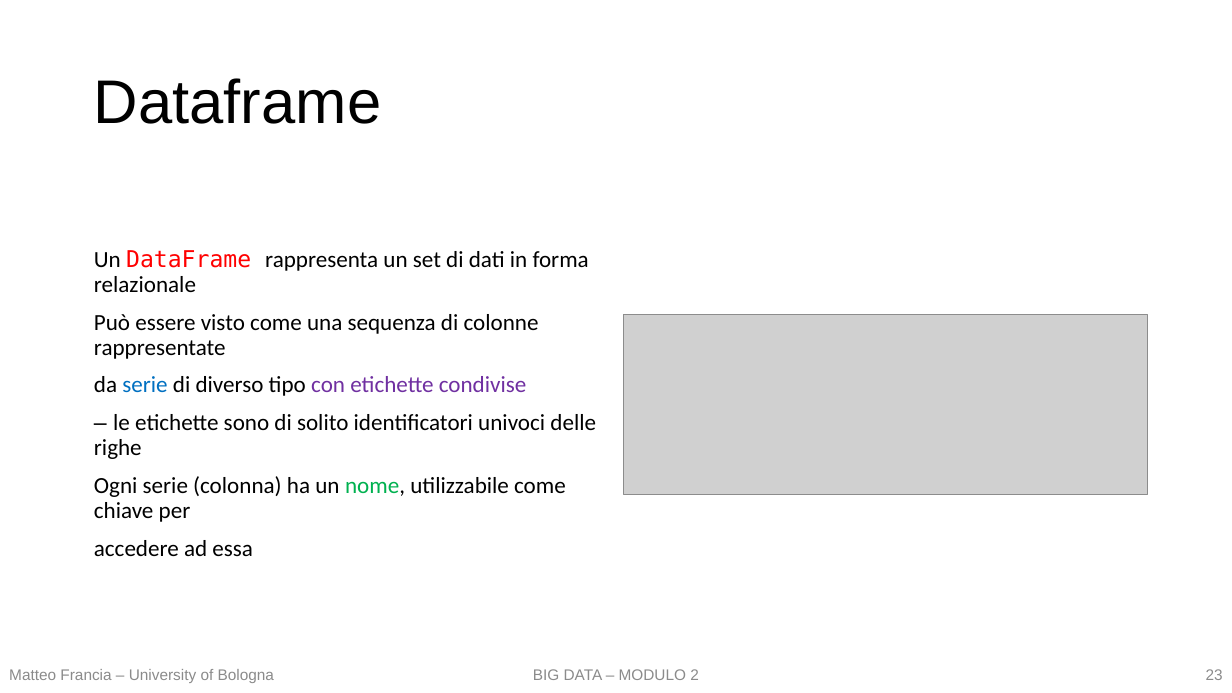
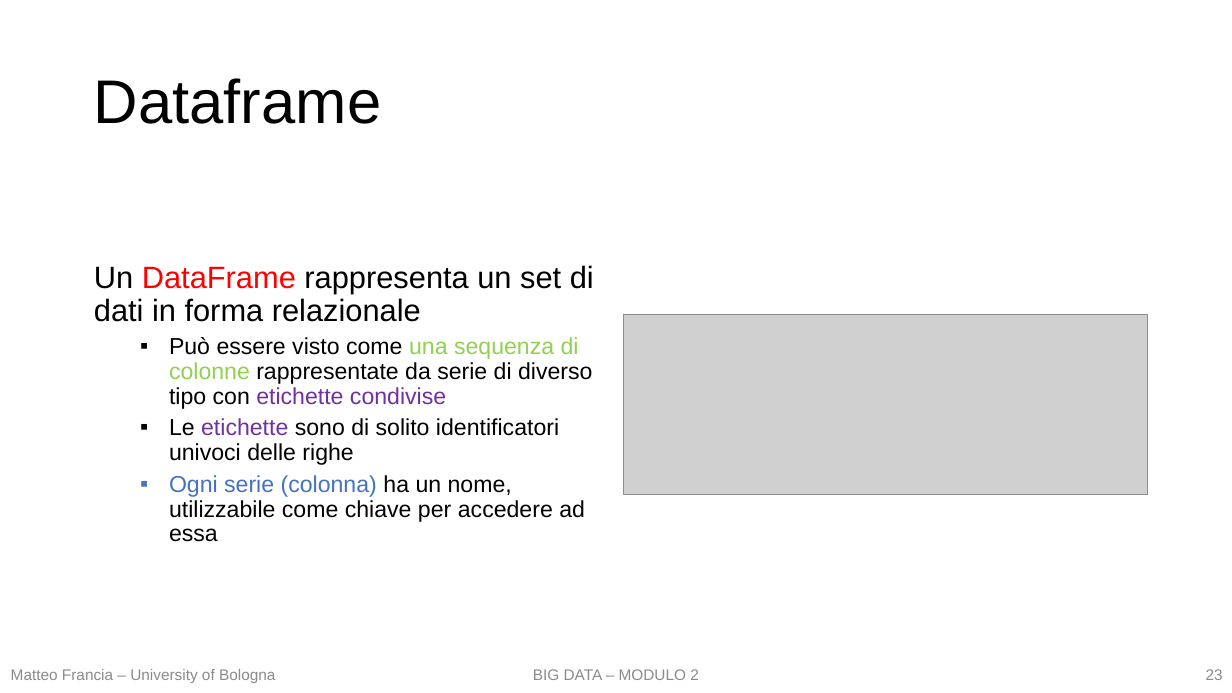
Before and after one commit to w4bo/teaching-handsondatapipelines, a slide deck: slide 23 of 01 - DataPreprocessing/01 - DataPreprocessing.pptx. Drawn at 1232x693 pixels with LibreOffice and Linux fonts; fonts in the diff are those of the drawing; grey boxes stand for pictures. Boxes give left, top, right and bottom in pixels: in the first picture for what was removed or moved away, otherwise in the second. Text is boxed around its words. In the diff, an @@ line names an element or a change of style, - is before the commit and + after.

```diff
--- a/01 - DataPreprocessing/01 - DataPreprocessing.pptx
+++ b/01 - DataPreprocessing/01 - DataPreprocessing.pptx
@@ text at (x1=94, y1=265, x2=594, y2=322): size 18 to 24 pt in "Un DataFrame rappresenta un set di dati ..."; font Calibri to Arial in "Un rappresenta un set di dati in ..."; font DejaVu Sans Mono to Arial in "DataFrame" @@
@@ text at (x1=169, y1=337, x2=592, y2=542): text changed; font Calibri to Arial @@
-Può essere visto come una sequenza di colonne rappresentate
-da serie di diverso tipo con etichette condivise
-– le etichette sono di solito identificatori univoci delle righe
-Ogni serie (colonna) ha un nome, utilizzabile come chiave per
-accedere ad essa
+  ▪ Può essere visto come una sequenza di colonne rappresentate da serie di diverso tipo con etichette condivise
+  ▪ Le etichette sono di solito identificatori univoci delle righe
+  ▪ Ogni serie (colonna) ha un nome, utilizzabile come chiave per accedere ad essa
@@ text "Matteo Francia – University of ..." at (x1=11, y1=669, x2=275, y2=683): alignment left to centre @@
```
Also in this commit, not shown: 5 other slides changed, 4 other files.
